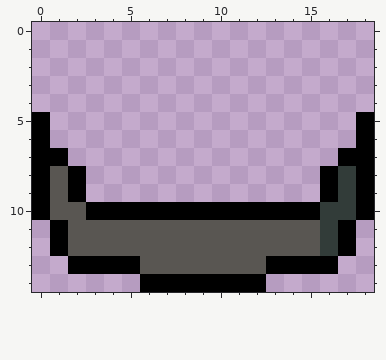
Pixel-art sprite, stored at public/echidna_aux_button_base.png. The picture above is the old version.
The file is 19x15 pixels.
After the commit:
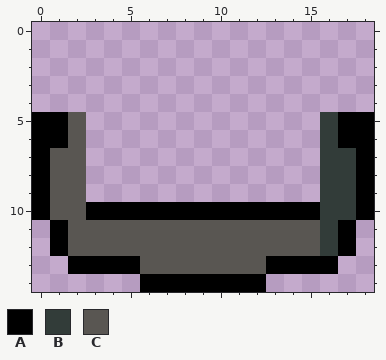
Palette (. is transparent): A #000000  B #323c39  C #595652
The author wrote: Added overflow handling for echidna solve display and paper
From old to new:
@@ x 0..18 @@
  4 ...................
- 5 A.................A
- 6 A.................A
- 7 AA...............AA
- 8 ACA.............ABA
- 9 ACA.............ABA
+ 5 AAC.............BAA
+ 6 AAC.............BAA
+ 7 ACC.............BBA
+ 8 ACC.............BBA
+ 9 ACC.............BBA
 10 ACCAAAAAAAAAAAAABBA
Boxes around the changes in both pictures, in picture pixels (x1, y1, x2, y2):
changed: (50, 112, 86, 202)
changed: (320, 112, 356, 202)
